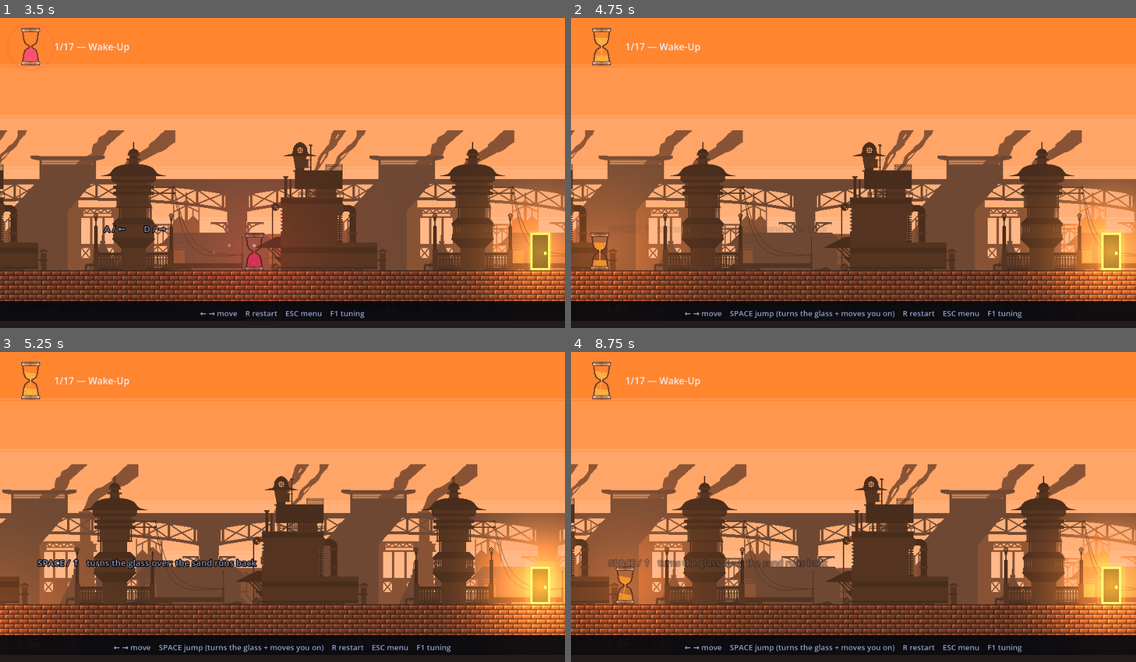
Above: before the commit, frames 1-4 (two rows, left to right).
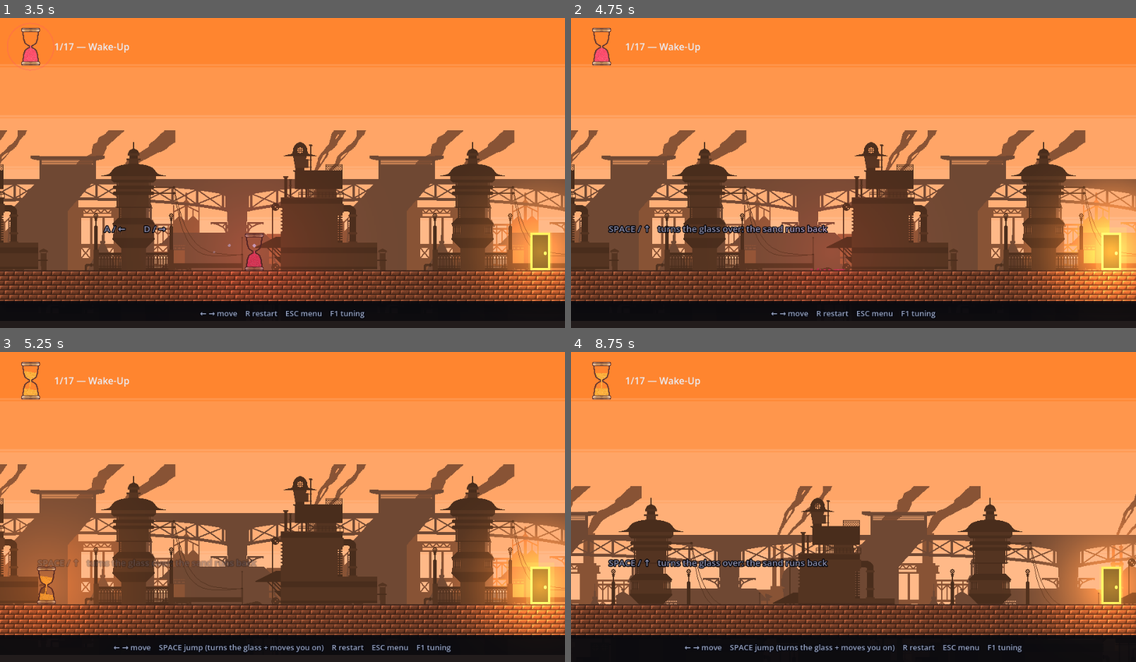
Above: after the commit, the same moments.

Repository: Athryell/GMTK-Game-Jam-2026
Game: Godot game, scene res://scenes/main.tscn
The game is run twice, just before and just after one commit, with the same random seed, the same clock (stepped at 60 frames per second) and the same inputs. Sound files missing from this copy of the repository are replaced by a short silence.
Inputs:
- Up to frame 1 (3.5 s): hold Right (move_right) 0.53-2.03 s; tap Space (jump) at 0.77, 1.52, 3.02 s; hold Left (move_left) 2.03-2.78 s; hold Right (move_right) from 2.78 s (still down)
- Up to frame 2 (4.75 s): tap Space (jump) at 3.77, 4.52 s; release Right (move_right) at 4.28 s; hold Left (move_left) from 4.28 s (still down)
- Up to frame 3 (5.25 s): release Left (move_left) at 5.03 s; hold Right (move_right) from 5.03 s (still down)
- Up to frame 4 (8.75 s): release Right (move_right) at 5.78 s; hold Left (move_left) 5.78-7.28 s; tap Space (jump) at 6.02, 6.77, 7.52 s; hold Right (move_right) from 7.28 s (still down)

Frame 1 is identical in both runs. In frame 2, 15% of the frame differs, in the area x 0-100%, y 6-97%; in frame 3, 22%; in frame 4, 31%, in the area x 0-100%, y 6-92%.

Commit message:
Take the weight off the spilled sand again

Diff:
--- a/hourglass_hero_godot/scripts/fx/burst.gd
+++ b/hourglass_hero_godot/scripts/fx/burst.gd
@@ -34,18 +34,19 @@
 ## under the wedges' own numbers — sand is what the glass was carrying, and it has
 ## to be seen falling out of the pieces rather than racing them off screen.
 ##
-## The lift is cut against [constant SPILL_GRAVITY] rather than tuned on its own:
-## the two together set how high the arc goes and how long it takes, and the one
-## number that must come out right is that the sand is back on the floor before the
-## death screen ends. About 28 px up by half a second, down by nine tenths of one.
-const SPILL_OUT := Vector2(40.0, 130.0)
-const SPILL_LIFT := Vector2(35.0, 120.0)
-
-## What the sand falls at, against [constant GRAVITY] for everything else. Under a
-## third of it, and that gap is the effect: the glass is thrown clear and forgotten
-## while the sand has to be WATCHED leaving the break, which it cannot be at a
-## weight that puts it on the floor in three frames.
-const SPILL_GRAVITY := 260.0
+## Both are cut against [constant SPILL_GRAVITY] rather than tuned on their own:
+## the slower the fall, the longer a grain has to travel on whatever it was thrown
+## with, and the further off screen the same numbers take it. The one thing that
+## must come out right is that the sand is back on the floor before the death
+## screen ends — about 15 px up by half a second, down again inside 1.4.
+const SPILL_OUT := Vector2(20.0, 70.0)
+const SPILL_LIFT := Vector2(10.0, 60.0)
+
+## What the sand falls at, against [constant GRAVITY] for everything else. About a
+## seventh of it, and that gap is the effect: the glass is thrown clear and
+## forgotten while the sand has to be WATCHED leaving the break, which it cannot be
+## at a weight that puts it on the floor in three frames.
+const SPILL_GRAVITY := 120.0
 
 ## How much of a wedge's own glass is left under the painting. The art paints the
 ## frame and leaves the cavity clear, so a piece of pure texture is a piece of
--- a/hourglass_hero_godot/scripts/game_config.gd
+++ b/hourglass_hero_godot/scripts/game_config.gd
@@ -60,8 +60,10 @@
 ##
 ## Doubles as the lifetime of everything the death throws — see [method
 ## Burst.shatter] — so it is what you get to WATCH the glass come apart in, not
-## just a pause. At 0.6 the sand was on the floor before the eye had found it.
-@export_range(0.1, 3.0, 0.1) var death_delay: float = 1.2
+## just a pause. At 0.6 the sand was on the floor before the eye had found it, and
+## the sand now drifts down at a seventh of the glass's weight, so it needs the
+## room to get there.
+@export_range(0.1, 3.0, 0.1) var death_delay: float = 1.6
 
 @export_group("Camera")
 
